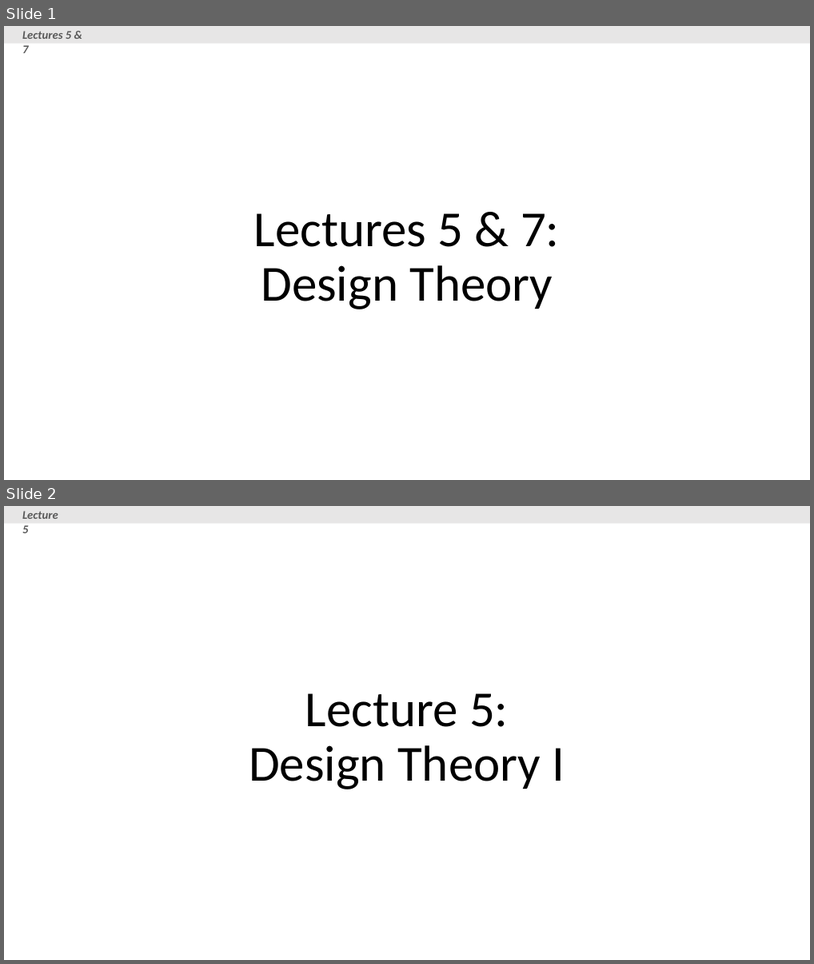
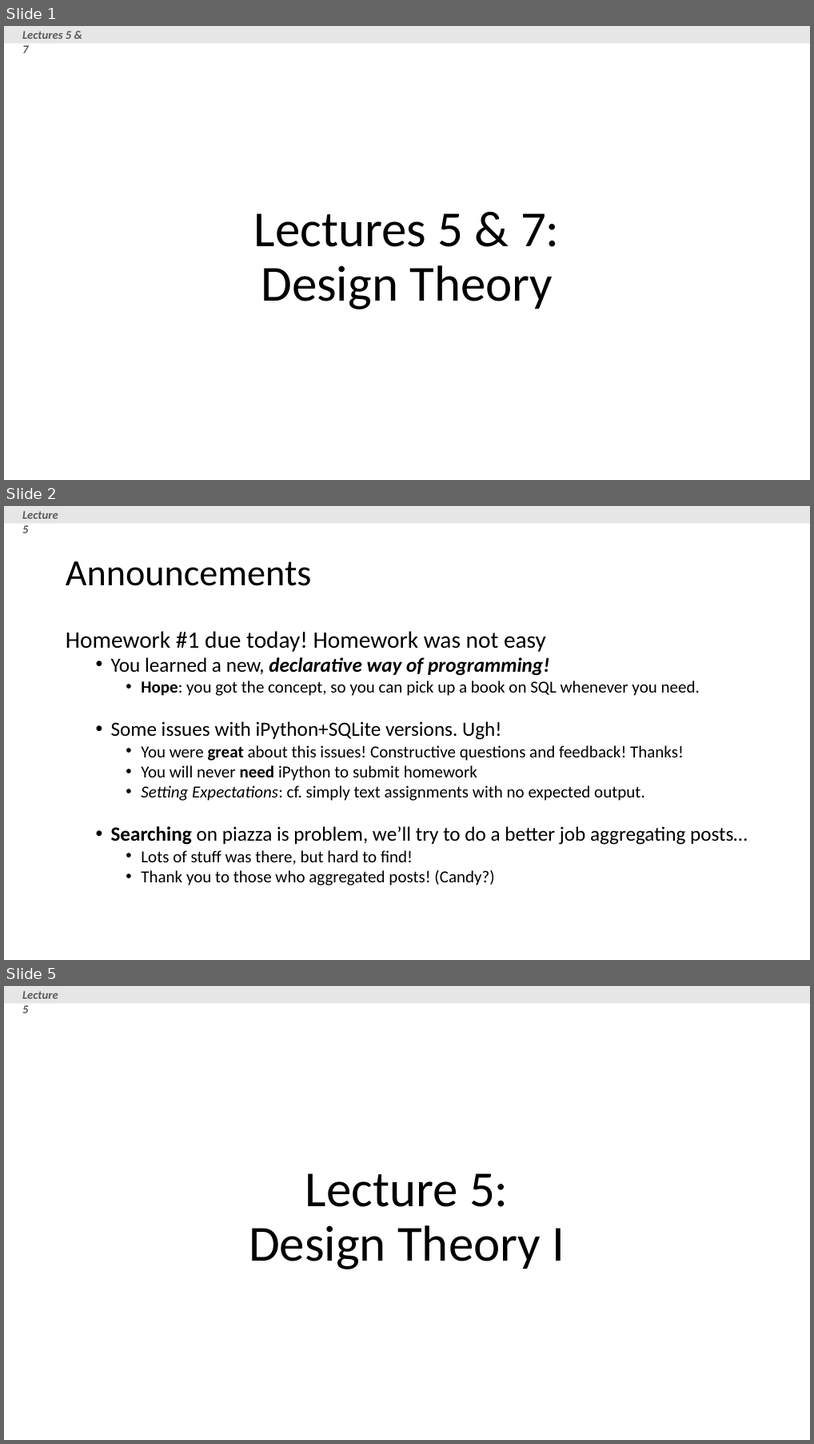
Before and after one commit to XIEQ/cs145-notebooks, a slide deck: lecture-5-7/Lecture_5_7_DB_Design.pptx. Shown one above the other, each under a label of ours: slides 1 and 2 before the commit, slides 1, 2 and 5 after it; the slides between them are not shown. The pictures are 814x964 and 814x1444 pixels, drawn with LibreOffice and Linux fonts; fonts in the diff are those of the drawing. Boxes give left, top, right and bottom in pixels: in the first picture for what was removed or moved away, otherwise in the second. Text is boxed around its words. In the diff, an @@ line names an element or a change of style, - is before the commit and + after.

```diff
--- a/lecture-5-7/Lecture_5_7_DB_Design.pptx
+++ b/lecture-5-7/Lecture_5_7_DB_Design.pptx
@@ slide 2 added at (4,506,810,960), background #FFFFFF @@
@@ rectangle added at (4,506,810,524), fill #E7E6E6 @@
@@ text added at (22,511,58,533), 14 pt, text #595959, bold, italic @@
+Lecture 5
@@ title added at (66,561,312,586), 44 pt, text #000000 @@
+Announcements
@@ text added at (66,631,748,885), 20 pt, text #000000 @@
+Homework #1 due today! Homework was not easy
+  • You learned a new, declarative way of programming!
+    • Hope: you got the concept, so you can pick up a book on SQL whenever you need.
+  • Some issues with iPython+SQLite versions. Ugh!
+    • You were great about this issues! Constructive questions and feedback! Thanks!
+    • You will never need iPython to submit homework
+    • Setting Expectations: cf. simply text assignments with no expected output.
+  • Searching on piazza is problem, we’ll try to do a better job aggregating posts…
+    • Lots of stuff was there, but hard to find!
+    • Thank you to those who aggregated posts! (Candy?)
@@ what was slide 2 is now slide 5 @@
```
Also in this commit, not shown: 13 slides changed, 3 other slides added, 1 slide removed, 7 other files.
